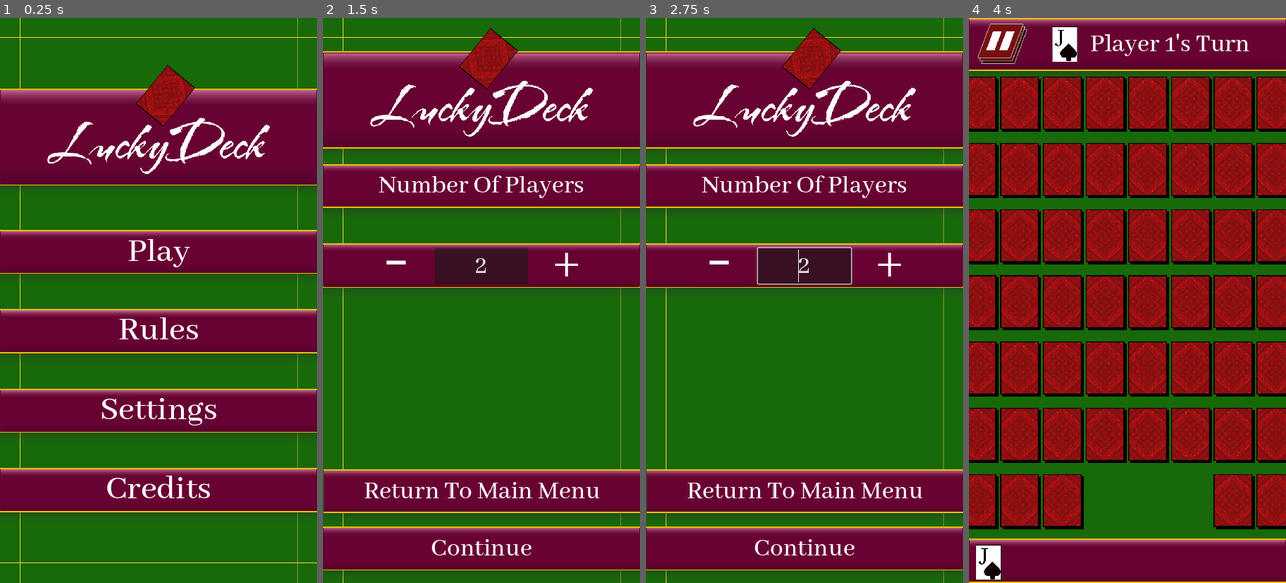
Above: before the commit, frames 1-4 (left to right).
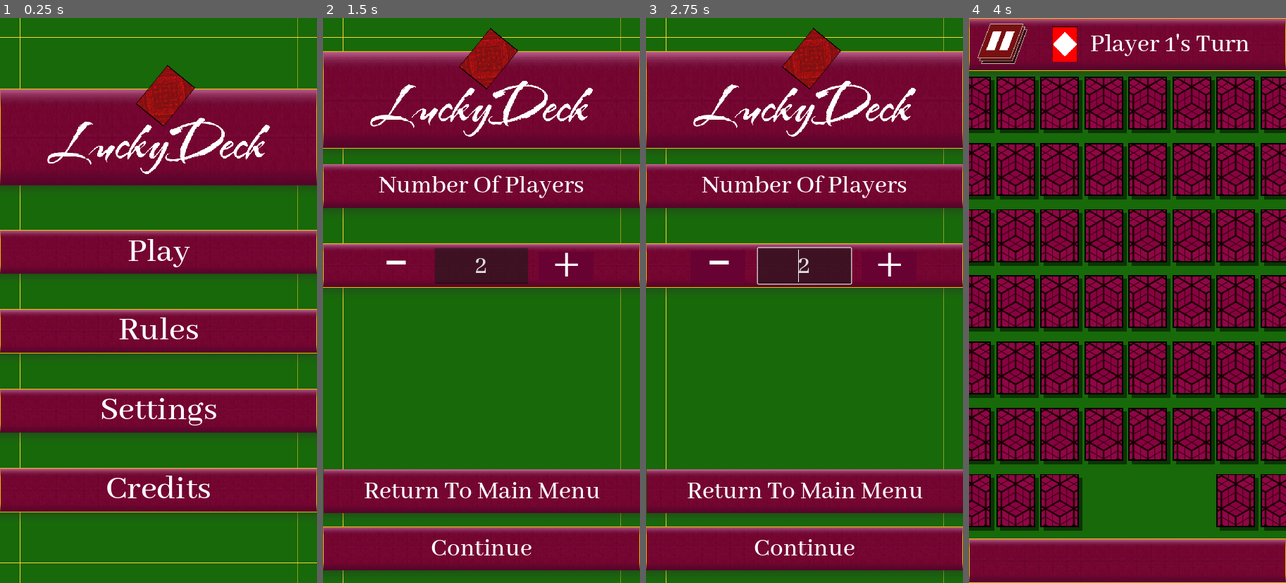
Above: after the commit, the same moments.

Repository: Yavuz7/LuckyDeck
Game: Godot game, scene res://Scripts/main_menu.tscn
Two runs of this game, one before a commit and one after it. Both use one fixed random seed, a clock stepped at 60 frames per second and the inputs below.
Inputs:
- Up to frame 1 (0.25 s): no input
- Up to frame 2 (1.5 s): click "Play" at 0.5 s; click "-" at 1.25 s
- Up to frame 3 (2.75 s): click "Play" at 2 s
- Up to frame 4 (4 s): click "Continue" at 2.75 s; click "Start Game" at 3.5 s

The runs differ from the first frame. In frame 1, 1.4% of the frame differs, in the area x 0-100%, y 12-88%; in frame 2, 1.9%; in frame 3, 1.9%; in frame 4, 63%, in the area x 0-100%, y 0-100%.

Commit message:
Player favorite card display on player change, and changed cardback

Diff:
--- a/Menus/Game.tscn
+++ b/Menus/Game.tscn
@@ -142,7 +142,7 @@
 size_flags_vertical = 4
 theme_override_constants/separation = 25
 
-[node name="TextureRect" type="TextureRect" parent="gameHeader/TopGui/HSplitContainer/HBoxContainer"]
+[node name="turnPlayerFavoriteCard" type="TextureRect" parent="gameHeader/TopGui/HSplitContainer/HBoxContainer"]
 custom_minimum_size = Vector2(65, 80)
 layout_mode = 2
 size_flags_horizontal = 2
@@ -164,7 +164,7 @@
 [node name="ButtonSceneFooter" parent="." instance=ExtResource("4_pd6m8")]
 layout_mode = 1
 
-[node name="TopGui" type="MarginContainer" parent="ButtonSceneFooter"]
+[node name="BottomGui" type="MarginContainer" parent="ButtonSceneFooter"]
 custom_minimum_size = Vector2(0, 80)
 layout_mode = 1
 anchors_preset = 15
@@ -180,14 +180,14 @@
 theme_override_constants/margin_right = 15
 theme_override_constants/margin_bottom = 5
 
-[node name="TextureRect" type="TextureRect" parent="ButtonSceneFooter/TopGui"]
-custom_minimum_size = Vector2(58.79, 80)
-layout_mode = 2
-size_flags_horizontal = 2
-size_flags_vertical = 4
-texture = ExtResource("7_d5qrn")
-expand_mode = 1
-stretch_mode = 5
+[node name="ScrollContainer" type="ScrollContainer" parent="ButtonSceneFooter/BottomGui"]
+layout_mode = 2
+follow_focus = true
+vertical_scroll_mode = 0
+scroll_deadzone = 4
+
+[node name="currentPlayerCards" type="HBoxContainer" parent="ButtonSceneFooter/BottomGui/ScrollContainer"]
+layout_mode = 2
 
 [node name="SettingsMenu" type="Control" parent="."]
 visible = false
--- a/Scripts/Game.gd
+++ b/Scripts/Game.gd
@@ -8,9 +8,10 @@
 	add_child(deckDealer)
 	GameManager.fillPlayerArray()
 	setUpGame()
-
+	GameManager.setStart()
 func setUpGame():
 	GameManager.Game = $"."
 	GameManager.previewCard = $drawnCard
 	GameManager.card_animator = $drawnCard/cardAnimator
 	GameManager.playerDisplay = $gameHeader/TopGui/HSplitContainer/HBoxContainer/CurrentPlayerName
+	GameManager.turnPlayerFavoriteCard = $gameHeader/TopGui/HSplitContainer/HBoxContainer/turnPlayerFavoriteCard
--- a/Scripts/GameManager.gd
+++ b/Scripts/GameManager.gd
@@ -6,10 +6,11 @@
 var card_animator
 var playerDisplay
 var footerDisplay
+var turnPlayerFavoriteCard
 
 var pauseButton = preload("res://assets/Images/Buttons/pauseButtonLarge.svg")
 var closeButton = preload("res://assets/Images/Buttons/closeButtonNew.svg")
-var cardBack = preload("res://assets/Images/cardbacknew2.png")
+var cardBack = preload("res://assets/Images/cardbackplus1.png")
 var numberGenerator = RandomNumberGenerator.new()
 enum cardValues {suit,value}
 
@@ -32,12 +33,16 @@
 func _ready():
 	pass
 
-
 func fillPlayerArray():
 	var i = 0
 	while (i < numOfPlayers):
 		gamePlayers.append(Player.new(playerFavoriteCards[i]))
 		i+= 1
+
+#This Function Handles Stuff That Needs To Happen before player input
+#But After Everything Is Created
+func setStart():
+	turnPlayerFavoriteCard.set_texture(gamePlayers[currentPlayer].favoriteCard)
 
 func setDeck(newDeck):
 	Deck = newDeck.duplicate()
@@ -70,6 +75,7 @@
 
 	card_animator.seek(0,true)
 	card_animator.play("make_card_disappear")
+
 func addCardToPlayer(i):
 	var lastCard = Deck[i]
 	gamePlayers[currentPlayer].cards.append(lastCard)
@@ -92,17 +98,16 @@
 #		print("Current Player After OutPlayers Loop: " + str( currentPlayer + 1))
 
 	playerDisplay.text = "Player "+ str(currentPlayer +1) +"'s Turn"
-
+	turnPlayerFavoriteCard.set_texture(gamePlayers[currentPlayer].favoriteCard)
 
 func checkDefeat(i):
-	return
+#	return
 	if ((Deck[i][cardValues.value] == 1) || Deck[i][cardValues.suit] == 5):
 		outPlayers.append(currentPlayer)
 		print("Player " +str(currentPlayer + 1) + " Is Out!")
 		if(outPlayers.size() == (numOfPlayers -1)):
 			print("Victory By Default!(Last Player Standing)")
 			return
-
 
 func checkVictory():
 	var victoryMessage
@@ -114,10 +119,10 @@
 		print(victoryMessage + " By Player " + str(currentPlayer + 1))
 		return true
 
+func checkFavoriteCardVictory():
+	if(gamePlayers[currentPlayer].cards.back() == playerFavoriteCards[currentPlayer]):
+		return "Favorite Card Drawn!"
 
-func checkFavoriteCardVictory():
-	if(gamePlayers[currentPlayer].cards.back() == gamePlayers[currentPlayer].favoriteCard):
-		return "Favorite Card Drawn!"
 func checkVictoryHands():
 	var i = 0
 	while i <= 13:
@@ -156,3 +161,6 @@
 			print(uniqueArray)
 			return "Victory By Straight!"
 	return null
+
+func victoryHandler():
+	pass
--- a/Scripts/Player.gd
+++ b/Scripts/Player.gd
@@ -3,8 +3,8 @@
 class_name Player
 
 var index
-#var playerName:String
-var favoriteCard = Array()
+#var playerName:Strin
+var favoriteCard;
 var cards = Array()
 var cardTextures = Array()
 
@@ -14,6 +14,6 @@
 var arrayOfSuitValues = Array()
 
 func _init(favCard):
-	favoriteCard = favCard
+	favoriteCard = load("res://assets/Images/CardFronts/cards"+str(favCard[0])+"-"+str(favCard[1])+".png")
 	cards = []
 	cardTextures = []
--- a/assets/button_scene.tscn
+++ b/assets/button_scene.tscn
@@ -1,7 +1,8 @@
-[gd_scene load_steps=4 format=3 uid="uid://cvgijvugy7wxe"]
+[gd_scene load_steps=5 format=3 uid="uid://cvgijvugy7wxe"]
 
 [ext_resource type="Texture2D" uid="uid://dsyec6g04gdst" path="res://assets/Images/Buttons/buttonhighlights.svg" id="1_7gojd"]
 [ext_resource type="Theme" uid="uid://brkyelj36ne10" path="res://Scripts/maintheme.tres" id="1_my07n"]
+[ext_resource type="Texture2D" uid="uid://bfv4r7hwpte2q" path="res://assets/Images/buttonpattern2.png" id="2_4g77a"]
 [ext_resource type="Texture2D" uid="uid://dtbej557ikw1a" path="res://assets/Images/boxshadow.svg" id="3_rvwqu"]
 
 [node name="ButtonScene" type="Button"]
@@ -17,17 +18,23 @@
 icon_alignment = 1
 expand_icon = true
 
+[node name="Texturedtexture" type="TextureRect" parent="."]
+layout_mode = 1
+anchors_preset = 15
+anchor_right = 1.0
+anchor_bottom = 1.0
+grow_horizontal = 2
+grow_vertical = 2
+texture = ExtResource("2_4g77a")
+expand_mode = 1
+
 [node name="TextureRect" type="TextureRect" parent="."]
 layout_mode = 1
-anchors_preset = -1
-anchor_left = 0.001
-anchor_top = 0.01
-anchor_right = 0.999
-anchor_bottom = 0.99
-offset_left = 0.28
-offset_top = 2.0
-offset_right = -0.280029
-offset_bottom = -2.0
+anchors_preset = 15
+anchor_right = 1.0
+anchor_bottom = 1.0
+offset_top = 1.0
+offset_bottom = -1.0
 grow_horizontal = 2
 grow_vertical = 2
 texture = ExtResource("1_7gojd")
Binary file added: assets/Images/buttonpattern2.png
Not shown, added: assets/Images/buttonpattern2.png.import
Binary file removed: assets/Images/cardback1a.png
Binary file added: assets/Images/cardback5.png
Not shown, changed: assets/Images/cardback5.png.import
Binary file added: assets/Images/cardback8.png
Not shown, changed: assets/Images/cardback8.png.import
Binary file removed: assets/Images/cardbacknew2.png
Binary file added: assets/Images/cardbackplus.png
Not shown, added: assets/Images/cardbackplus.png.import
Binary file added: assets/Images/cardbackplus1.png
Not shown, changed: assets/Images/cardbackplus1.png.import
(and 1 more such lines)
